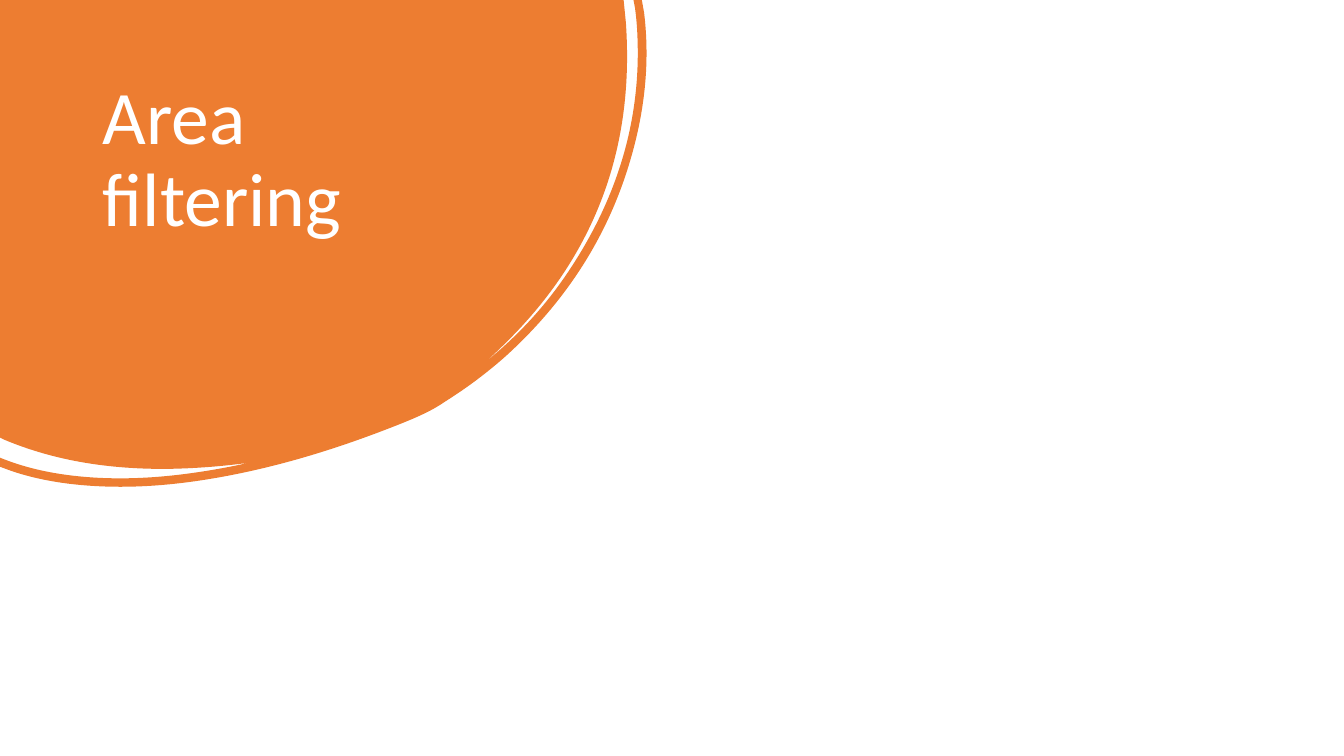
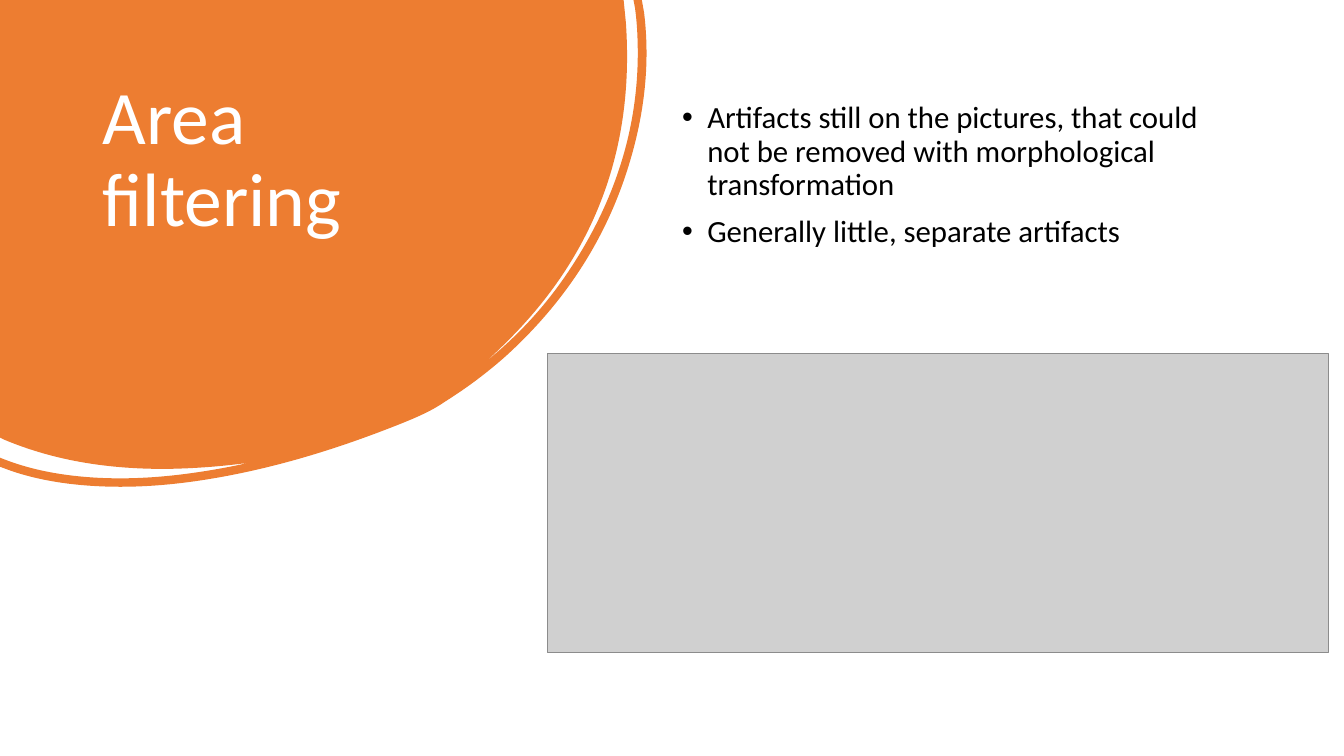
Before and after one commit to bidlekm/Captcha_Detection, a slide deck: slide 8 of Intro2IA_Mini_Project_complete/mini_project/presentation.pptm. Drawn at 1344x756 pixels with LibreOffice and Linux fonts; fonts in the diff are those of the drawing; grey boxes stand for pictures. Boxes give left, top, right and bottom in pixels: in the first picture for what was removed or moved away, otherwise in the second. Text is boxed around its words. In the diff, an @@ line names an element or a change of style, - is before the commit and + after.

```diff
--- a/Intro2IA_Mini_Project_complete/mini_project/presentation.pptm
+++ b/Intro2IA_Mini_Project_complete/mini_project/presentation.pptm
@@ text added at (707,106,1197,247), 22 pt, text #000000 @@
+• Artifacts still on the pictures, that could not be removed with morphological transformation
+• Generally little, separate artifacts
@@ picture added at (547,354,1329,653) @@
```
Also in this commit, not shown: 4 other slides changed, 2 slides added, 2 slides removed.
